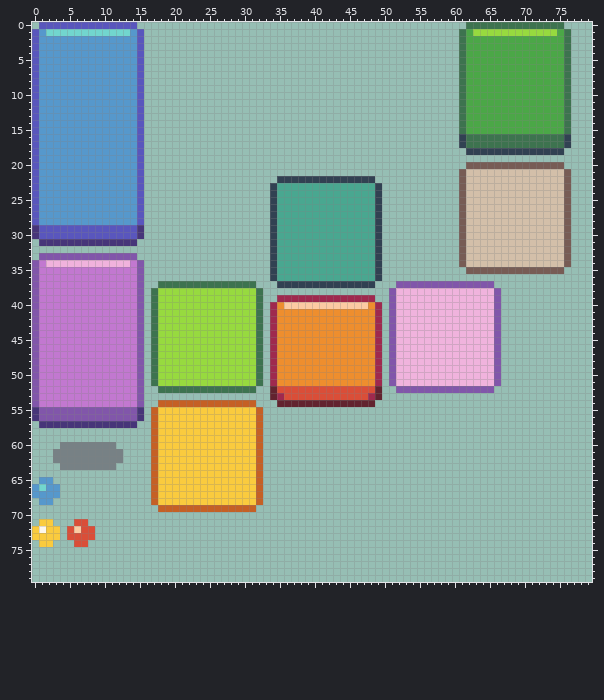
Edited in one commit: sprite sheet (images/quq0.png). That is the earlier state.
The file is 80x80 pixels. The old version is drawn lined up with the new one.
New version:
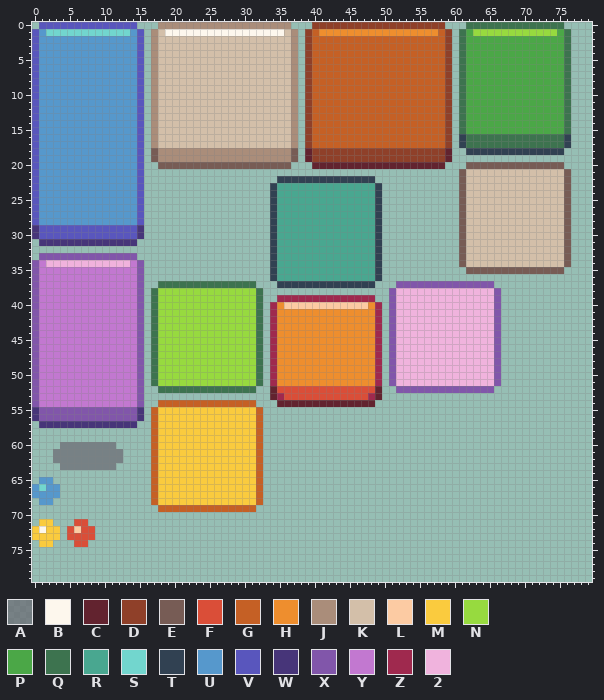
Palette (. is transparent): A #68626daa  B #fdf7ed  C #62232f  D #8f4029  E #775c55  F #da4e38  G #c56025  H #ee8e2e  J #aa8d7a  K #d3bfa9  L #fccba3  M #facb3e  N #97da3f  P #4ba747  Q #3d734f  R #49a790  S #72d6ce  T #314152  U #5698cc  V #5956bd  W #473579  X #8156aa  Y #c278d0  Z #9f294e  2 #f0b3dd
Changes in this commit:
drawings rearranged on the sheet (the old picture shows each at its new place; 2 dropped ones are not shown)
@@ x 15..61 @@
- 0 ...............................................
- 1 V.............................................Q
- 2 V.............................................Q
- 3 V.............................................Q
- 4 V.............................................Q
- 5 V.............................................Q
- 6 V.............................................Q
- 7 V.............................................Q
- 8 V.............................................Q
- 9 V.............................................Q
-10 V.............................................Q
-11 V.............................................Q
-12 V.............................................Q
-13 V.............................................Q
-14 V.............................................Q
-15 V.............................................Q
-16 V.............................................T
-17 V.............................................T
-18 V..............................................
-19 V..............................................
-20 V..............................................
+ 0 ...JJJJJJJJJJJJJJJJJJJ...DDDDDDDDDDDDDDDDDDD...
+ 1 V.JKBBBBBBBBBBBBBBBBBKJ.DGHHHHHHHHHHHHHHHHHGD.Q
+ 2 V.JKKKKKKKKKKKKKKKKKKKJ.DGGGGGGGGGGGGGGGGGGGD.Q
+ 3 V.JKKKKKKKKKKKKKKKKKKKJ.DGGGGGGGGGGGGGGGGGGGD.Q
+ 4 V.JKKKKKKKKKKKKKKKKKKKJ.DGGGGGGGGGGGGGGGGGGGD.Q
+ 5 V.JKKKKKKKKKKKKKKKKKKKJ.DGGGGGGGGGGGGGGGGGGGD.Q
+ 6 V.JKKKKKKKKKKKKKKKKKKKJ.DGGGGGGGGGGGGGGGGGGGD.Q
+ 7 V.JKKKKKKKKKKKKKKKKKKKJ.DGGGGGGGGGGGGGGGGGGGD.Q
+ 8 V.JKKKKKKKKKKKKKKKKKKKJ.DGGGGGGGGGGGGGGGGGGGD.Q
+ 9 V.JKKKKKKKKKKKKKKKKKKKJ.DGGGGGGGGGGGGGGGGGGGD.Q
+10 V.JKKKKKKKKKKKKKKKKKKKJ.DGGGGGGGGGGGGGGGGGGGD.Q
+11 V.JKKKKKKKKKKKKKKKKKKKJ.DGGGGGGGGGGGGGGGGGGGD.Q
+12 V.JKKKKKKKKKKKKKKKKKKKJ.DGGGGGGGGGGGGGGGGGGGD.Q
+13 V.JKKKKKKKKKKKKKKKKKKKJ.DGGGGGGGGGGGGGGGGGGGD.Q
+14 V.JKKKKKKKKKKKKKKKKKKKJ.DGGGGGGGGGGGGGGGGGGGD.Q
+15 V.JKKKKKKKKKKKKKKKKKKKJ.DGGGGGGGGGGGGGGGGGGGD.Q
+16 V.JKKKKKKKKKKKKKKKKKKKJ.DGGGGGGGGGGGGGGGGGGGD.T
+17 V.JKKKKKKKKKKKKKKKKKKKJ.DGGGGGGGGGGGGGGGGGGGD.T
+18 V.EJJJJJJJJJJJJJJJJJJJE.CDDDDDDDDDDDDDDDDDDDC..
+19 V.EJJJJJJJJJJJJJJJJJJJE.CDDDDDDDDDDDDDDDDDDDC..
+20 V..EEEEEEEEEEEEEEEEEEE...CCCCCCCCCCCCCCCCCCC...
 21 V.............................................E
Pixel boxes of the changes (left, top, right, bottom) in both pictures:
added: (151, 22, 452, 169)
